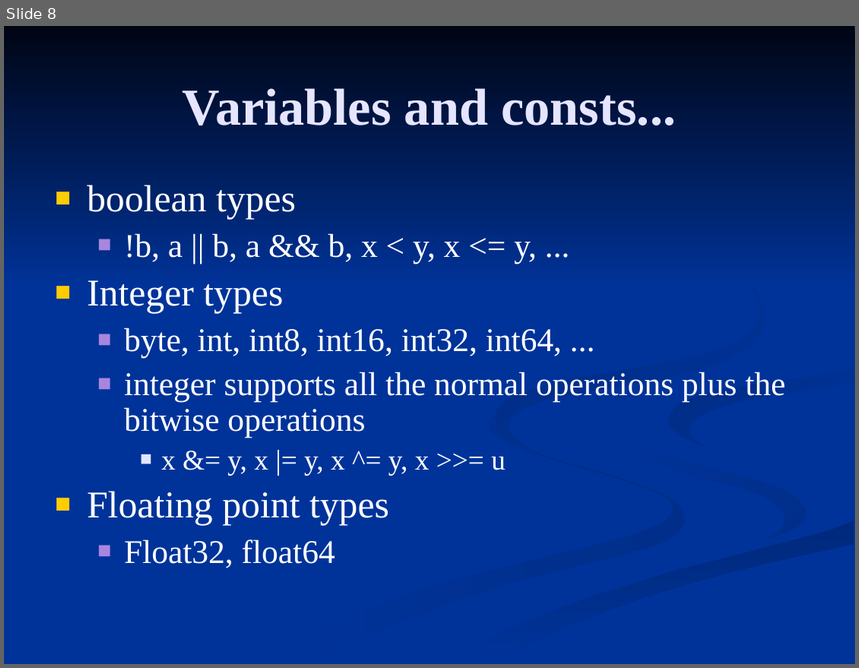
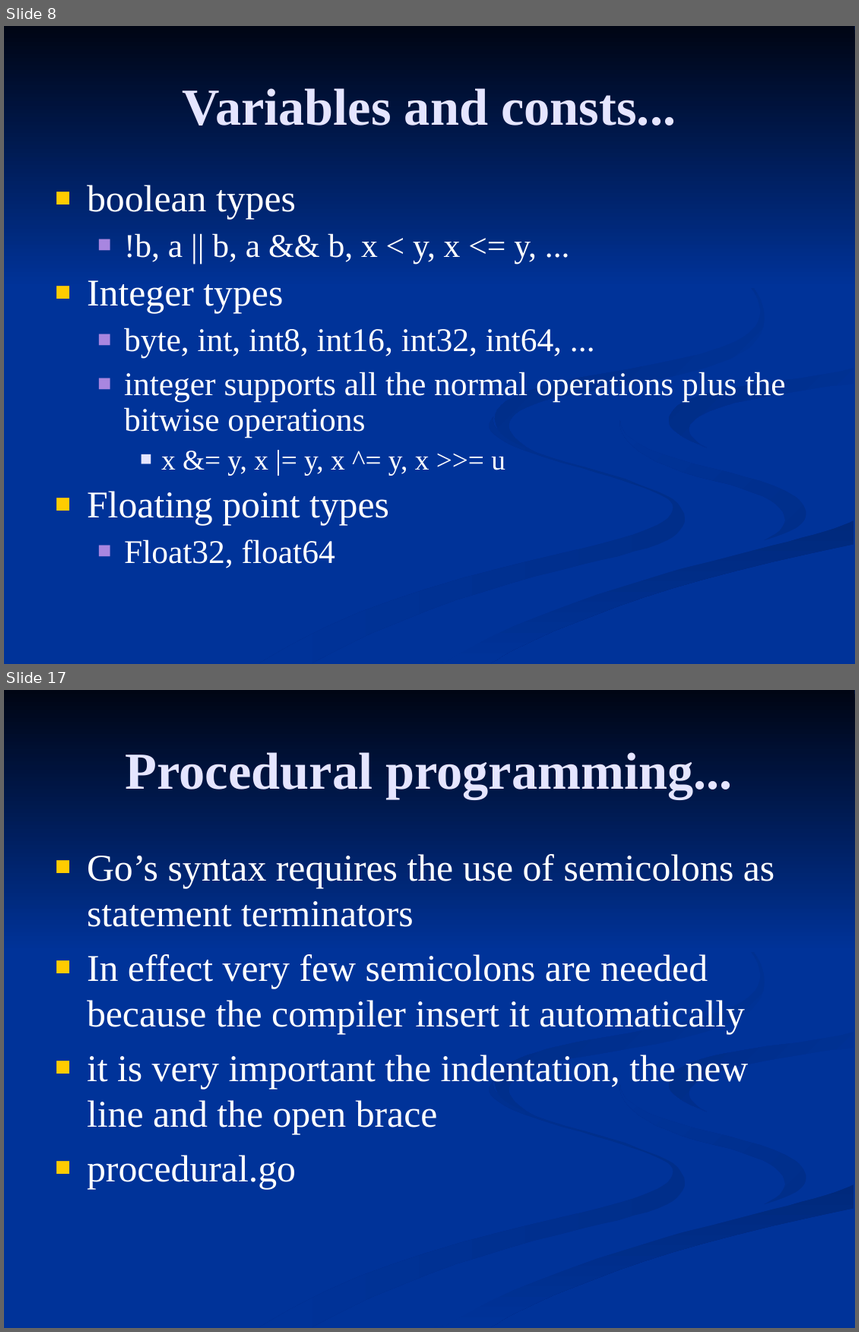
Before and after one commit to FrancoMelandri/GoLang, a slide deck: golang.ppt. Shown one above the other, each under a label of ours: slide 8 before the commit, slides 8 and 17 after it; the slides between them are not shown. The pictures are 859x668 and 859x1332 pixels, drawn with LibreOffice and Linux fonts; fonts in the diff are those of the drawing. Boxes give left, top, right and bottom in pixels: in the first picture for what was removed or moved away, otherwise in the second. Text is boxed around its words. In the diff, an @@ line names an element or a change of style, - is before the commit and + after.

```diff
--- a/golang.ppt
+++ b/golang.ppt
@@ slide 17 added at [4,690,855,1328], background #003399; not listed: 7 template elements that a slide beside it also shows @@
@@ title added at [126,752,733,799], 44 pt, text #E5E5FF, bold @@
+Procedural programming...
@@ text added at [87,854,775,1189], 32 pt, text #FFFFFF @@
+■ Go’s syntax requires the use of semicolons as statement terminators
+■ In effect very few semicolons are needed because the compiler insert it automatically
+■ it is very important the indentation, the new line and the open brace
+■ procedural.go
```
Also in this commit, not shown: 1 slide changed, 12 other slides added, 9 other files.
